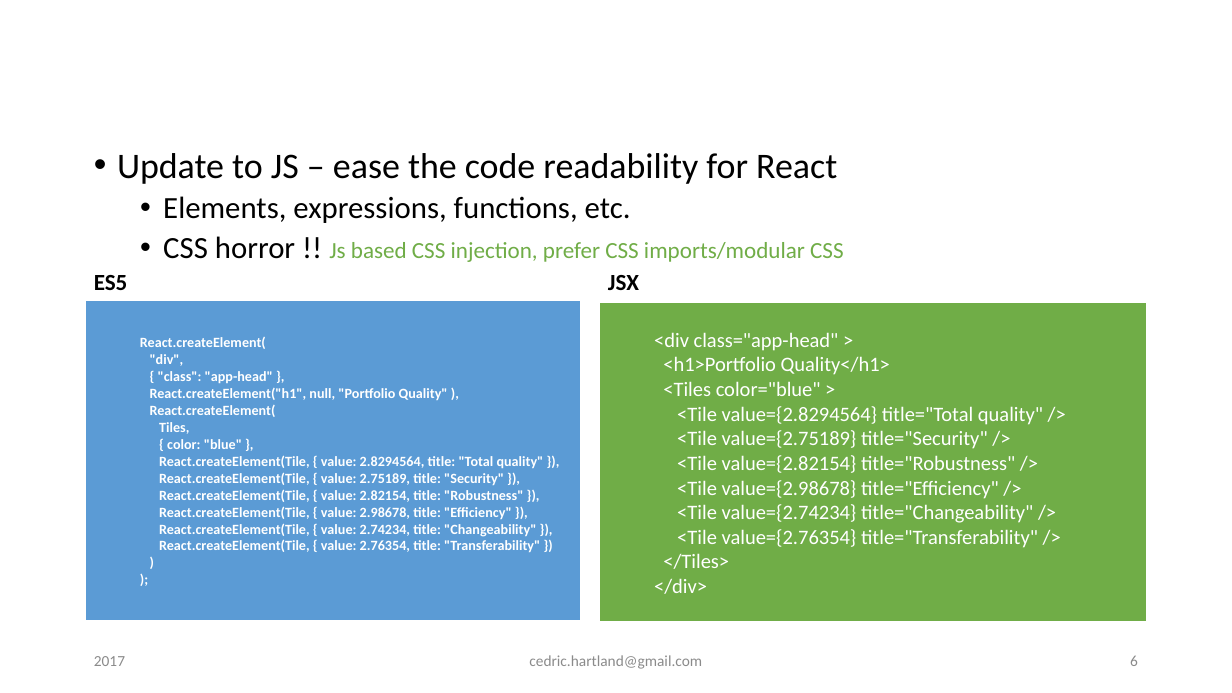
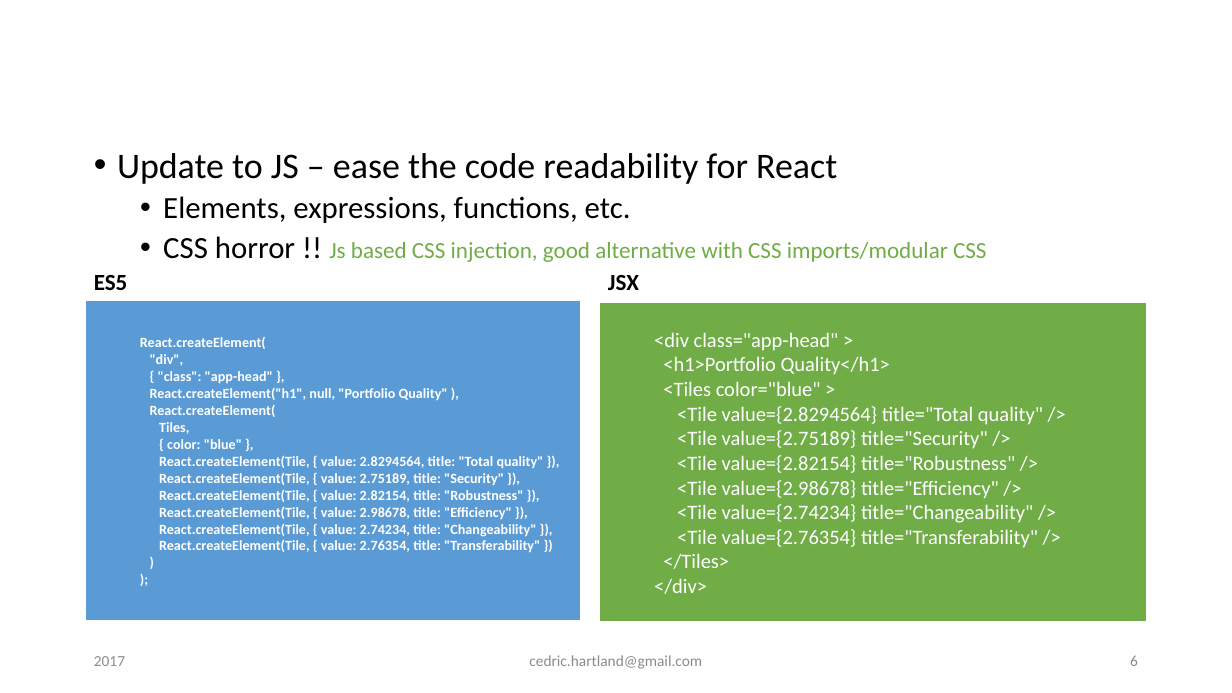
Before and after one commit to gigacool/react-redux-presentation, a slide deck: slide 6 of docs/React & Redux.pptx. Drawn at 1232x693 pixels with LibreOffice and Linux fonts; fonts in the diff are those of the drawing; background and template pictures are left out. Boxes give left, top, right and bottom in pixels: in the first picture for what was removed or moved away, otherwise in the second. Text is boxed around its words. In the diff, an @@ line names an element or a change of style, - is before the commit and + after.

```diff
--- a/docs/React & Redux.pptx
+++ b/docs/React & Redux.pptx
@@ text at [163, 236, 986, 262]: text changed @@
-  • CSS horror !! Js based CSS injection, prefer CSS imports/modular CSS
+  • CSS horror !! Js based CSS injection, good alternative with CSS imports/modular CSS
```
Also in this commit, not shown: 5 other slides changed, 12 slides added, 5 other files.
